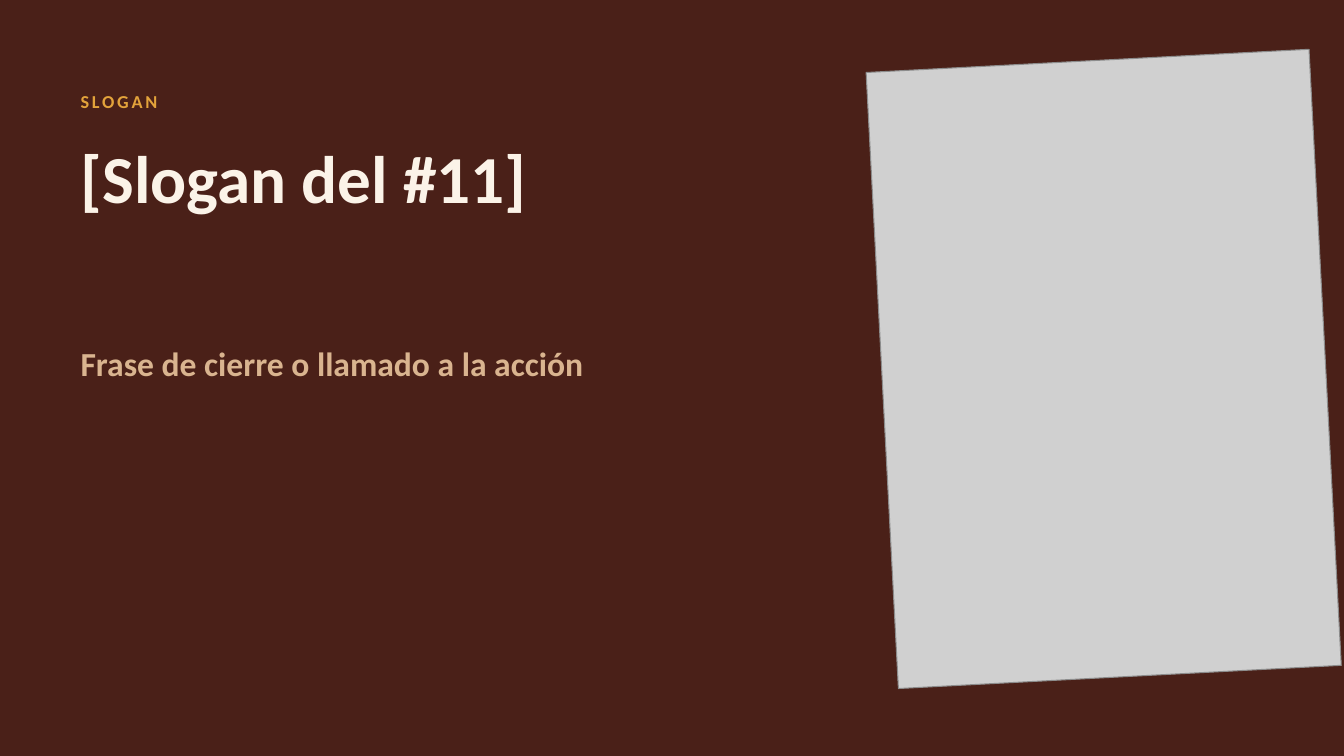
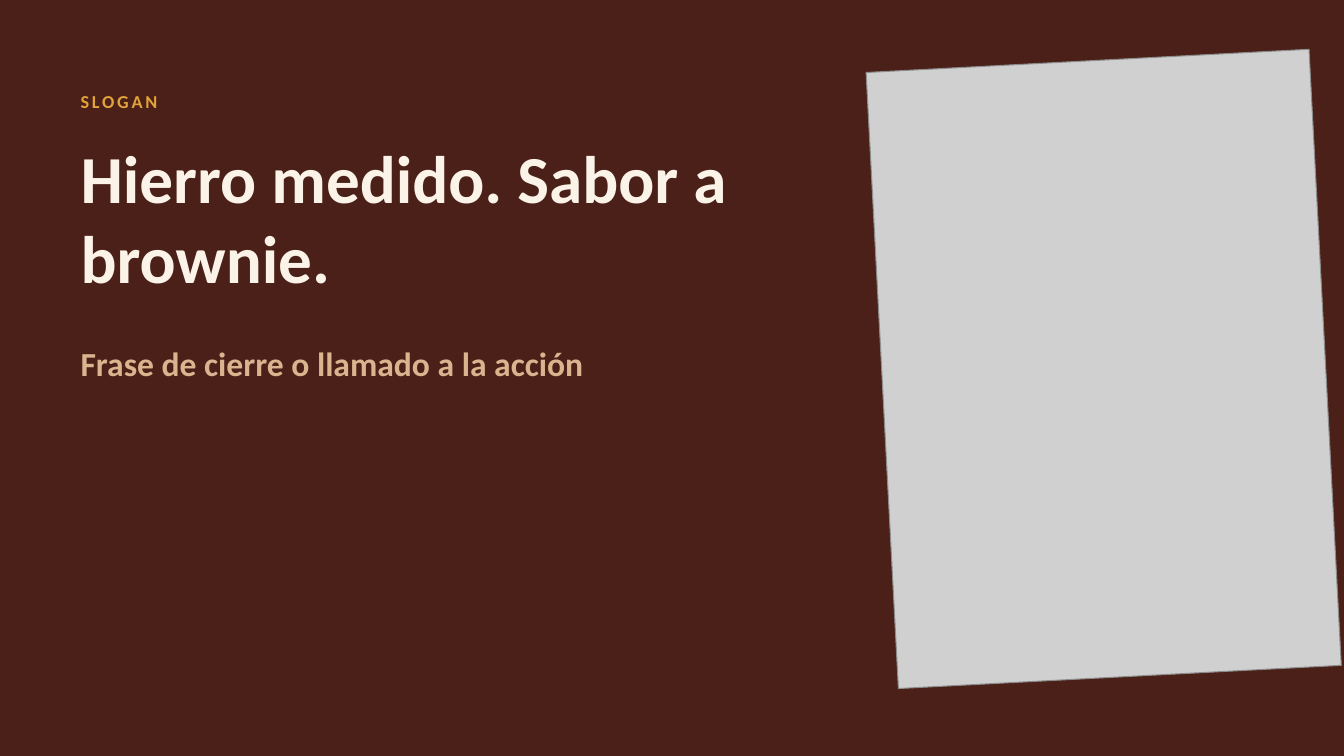
Before and after one commit to Darknow-web/Desarrollo-y-lanzamiento-de-producto-y-marca, a slide deck: slide 7 of 04-reformulacion/T2/T2_12_Plantilla-PPT-AndiBite.pptx. Drawn at 1344x756 pixels with LibreOffice and Linux fonts; fonts in the diff are those of the drawing; grey boxes stand for pictures. Boxes give left, top, right and bottom in pixels: in the first picture for what was removed or moved away, otherwise in the second. Text is boxed around its words. In the diff, an @@ line names an element or a change of style, - is before the commit and + after.

```diff
--- a/04-reformulacion/T2/T2_12_Plantilla-PPT-AndiBite.pptx
+++ b/04-reformulacion/T2/T2_12_Plantilla-PPT-AndiBite.pptx
@@ title at [81,156,726,284]: text changed @@
-[Slogan del #11]
+Hierro medido. Sabor a brownie.
```
Also in this commit, not shown: 4 other files.
